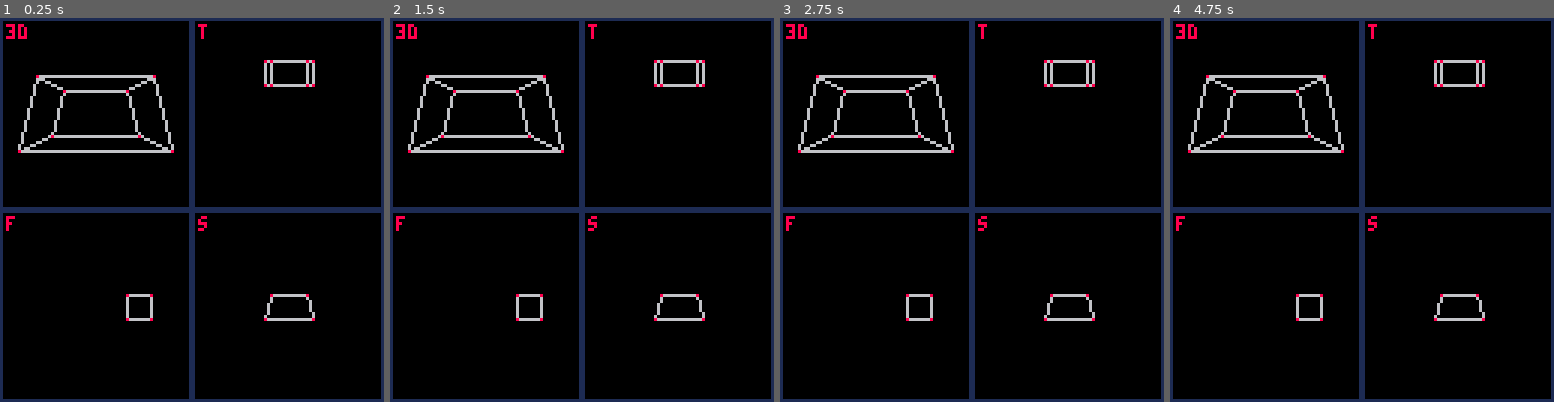
Above: before the commit, frames 1-4 (left to right).
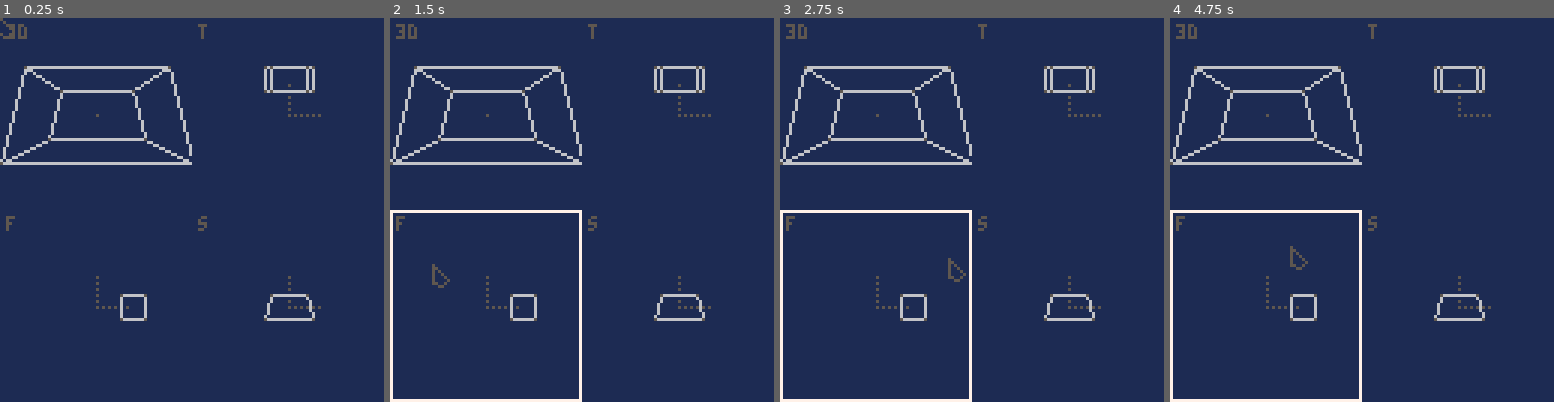
Above: after the commit, the same moments.

Repository: yourykiki/pico8
Game: PICO-8 cartridge mdl_edit.p8
Same seed, same stepped clock (60 frames per second), same inputs: the game is played once before the commit and once after it.
Inputs (mouse positions are in pixels of both pictures, inside the frame that each line leads up to):
- Up to frame 1 (0.25 s): no input
- Up to frame 2 (1.5 s): click (670, 121) at 0.67 s; click (436, 267) at 1.22 s
- Up to frame 3 (2.75 s): click (887, 114) at 1.77 s; click (952, 259) at 2.32 s
- Up to frame 4 (4.75 s): click (1404, 106) at 2.87 s; click (1465, 256) at 3.42 s; click (1231, 102) at 3.97 s; click (1292, 248) at 4.52 s

The runs differ from the first frame. In frame 1, 93% of the frame differs, in the area x 0-100%, y 0-100%; in frame 2, 95%; in frame 3, 95%; in frame 4, 95%.

Commit message:
begin mouse support

Diff:
--- a/mdl_edit.p8
+++ b/mdl_edit.p8
@@ -5,9 +5,11 @@
 -- @yourykiki
 
 local c_top,c_side,c_front,c_3d,
- mdl
+ mdl,mrk_mdl
 
 function _init()
+ -- devkit mode
+ poke(0x5f2d, 1)
  -- init cam
  c_top,c_side,c_front,c_3d=
   init_cam("t",64, 0),
@@ -16,10 +18,18 @@
   init_cam("3d",0, 0)
  -- load default model
  mdl=make_cube({0,0,0},0)
+ mrk_mdl=make_marker()
 end
 
 function _update()
-
+ local mx,my=
+  stat(32),
+  stat(33)
+
+ c_top:setfocus(mx,my)
+ c_side:setfocus(mx,my)
+ c_front:setfocus(mx,my)
+ c_3d:setfocus(mx,my)
 end
 
 function _draw()
@@ -28,6 +38,7 @@
  draw_mdl(c_side)
  draw_mdl(c_front)
  draw_mdl(c_3d)
+ spr(0,stat(32)-1,stat(33)-1)
 end
 
 function init_cam(name,vx,vy)
@@ -37,6 +48,7 @@
   ang=0.25,
   view={w=64,h=64,x=vx,y=vy},
   m={},
+  focus=false,
   projtop=function(self,vrtx)
    local vert,w,h={},
     self.view.w/2,
@@ -104,6 +116,12 @@
     }
    end
    return vert
+  end,
+  setfocus=function(self,mx,my)
+   local v=self.view
+   self.focus=
+    v.x<mx and mx<=(v.x+v.w) and
+    v.y<my and my<=(v.y+v.h)
   end
  }
 end
@@ -111,13 +129,22 @@
 function draw_mdl(cam)
  local vport=cam.view
  camera(-vport.x,-vport.y)
- clip(vport.w,vport.h)
- rect(0,0,vport.w-1,vport.h-1,1)
-
+ clip(vport.x,vport.y,vport.w,vport.h)
+ rectfill(0,0,vport.w-1,vport.h-1,1)
+ if (cam.focus) then
+  rect(0,0,vport.w-1,vport.h-1,7)
+ end
+ -- draw origin marker
  local vrtx={}
+ add_all(vrtx,mrk_mdl.vrtx)
+
+ vrtx=cam:proj(vrtx)
+ draw_lin(vrtx,mrk_mdl.lins)
+ -- draw model
+ vrtx={}
  add_all(vrtx,mdl.vrtx)
  transform(vrtx,
-  0,-4,10,0)
+  0,-4,8,0)
 
  -- draw model
  --proj
@@ -131,6 +158,7 @@
  --
 
  print(cam.name,2,2)
+ clip()
 end
 
 function draw_wire(vrtx,poly)
@@ -146,10 +174,19 @@
 
 function draw_point(vrtx)
  for v in all(vrtx) do
-  line(v[1],v[2],v[1],v[2],8)
- end
-end
-
+  line(v[1],v[2],v[1],v[2],5)
+ end
+end
+
+function draw_lin(vrtx,lins)
+ fillp(▒)
+ for lin in all(lins) do
+  local v1,v2=vrtx[lin[1]],
+   vrtx[lin[2]]
+  line(v1[1],v1[2],v2[1],v2[2],5)
+ end
+ fillp()
+end
 -->8
 --3d maths utils
 --from @fsouchu
@@ -258,6 +295,18 @@
  }
 end
 
+function make_marker()
+ return {
+  vrtx={
+   {0,0,0},{10,0,0},
+   {0,10,0},{0,0,10}
+  },
+  lins={
+   {1,2},{1,3},{1,4}
+  }
+ }
+end
+
 -->8
 -- utils @yourykiki
 function add_all(a,b)
Not shown, changed: 137 lines of the sprite sheet (__gfx__) section of mdl_edit.p8
Not shown, changed: the thumbnail (__label__) section of mdl_edit.p8
